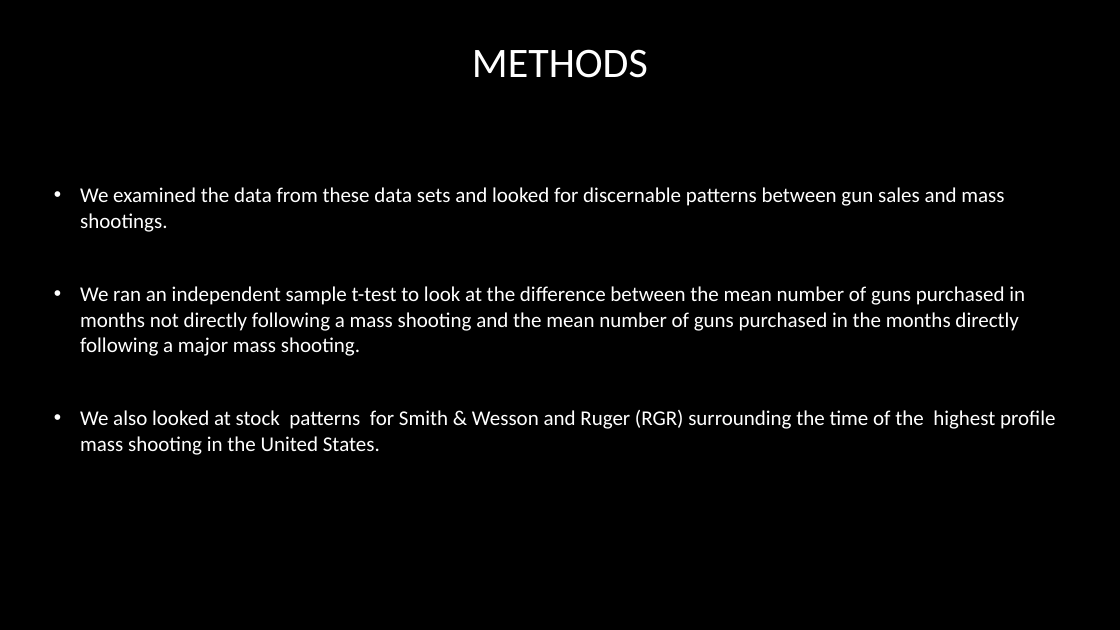
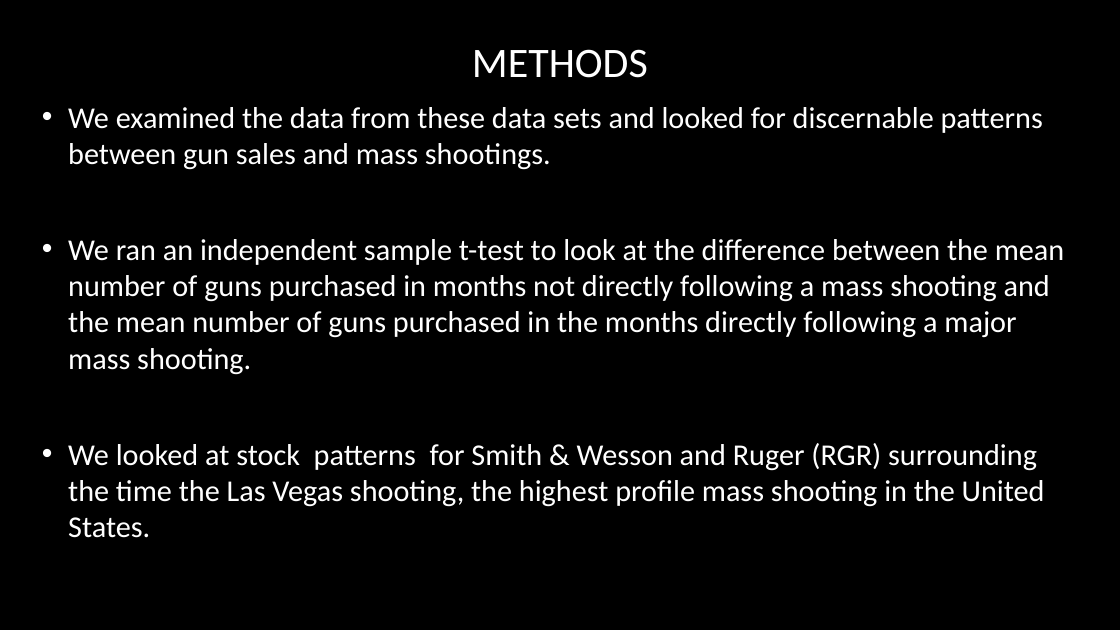
Before and after one commit to tmartinez52/Driving-Gun-Sales, a slide deck: slide 25 of Data Merged/Mass Shooting and Gun purchases in U.S.A .pptx (slide 23 before the commit). Drawn at 1120x630 pixels with LibreOffice and Linux fonts; fonts in the diff are those of the drawing; background and template pictures are left out. Boxes give left, top, right and bottom in pixels: in the first picture for what was removed or moved away, otherwise in the second. Text is boxed around its words. In the diff, an @@ line names an element or a change of style, - is before the commit and + after.

```diff
--- a/Data Merged/Mass Shooting and Gun purchases in U.S.A .pptx
+++ b/Data Merged/Mass Shooting and Gun purchases in U.S.A .pptx
@@ text "We examined the data from ...": place and size @@
-text "We examined the data from ..." at (80,187,1055,455)
+text "We examined the data from ..." at (68,107,1065,538)
@@ text at (68,107,1065,375): size 18 to 25.9 pt in "We examined the data from these data ...", "We ran an independent sample t-test to ..." @@
@@ text at (68,443,1045,538): text changed; size 18 to 25.9 pt @@
-• We also looked at stock patterns for Smith & Wesson and Ruger (RGR) surrounding the time of the highest profile mass shooting in the United States.
+• We looked at stock patterns for Smith & Wesson and Ruger (RGR) surrounding the time the Las Vegas shooting, the highest profile mass shooting in the United States.
```
Also in this commit, not shown: 7 other slides changed, 4 slides added, 1 other file.
